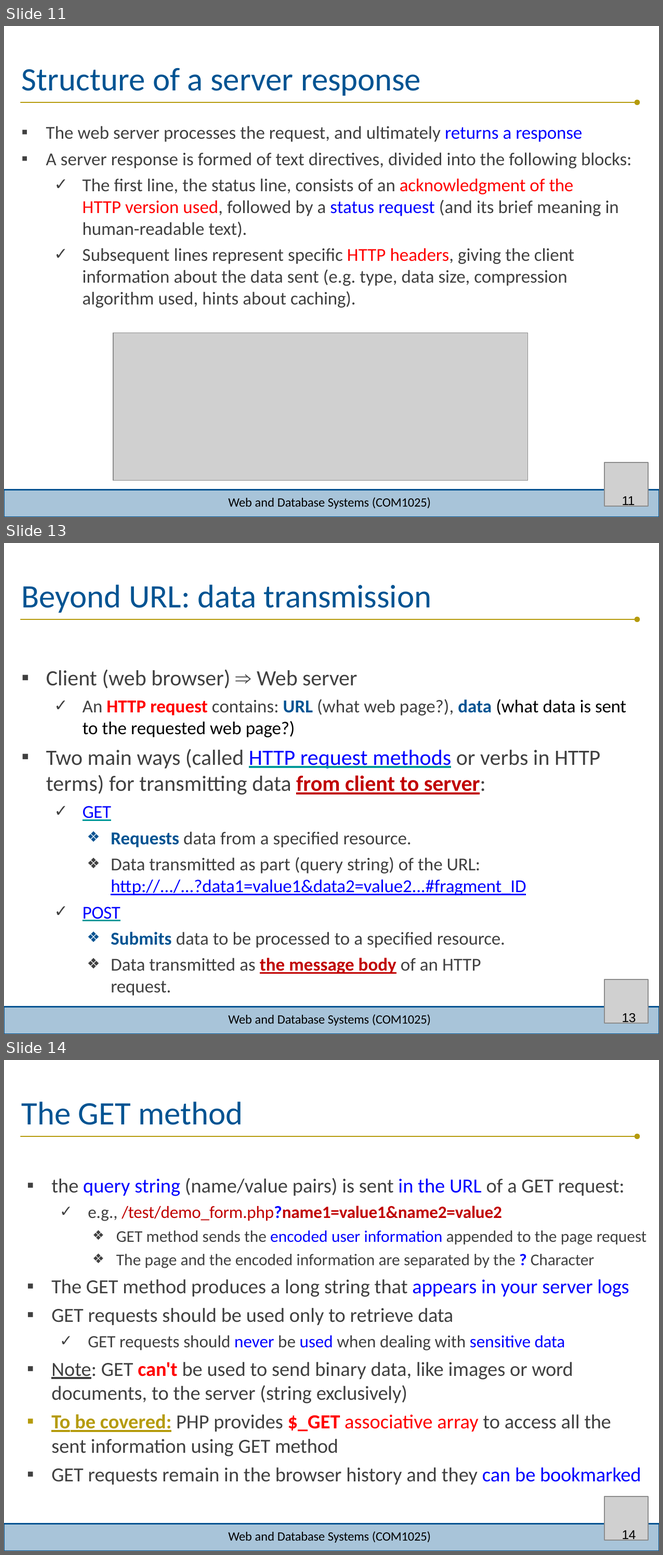
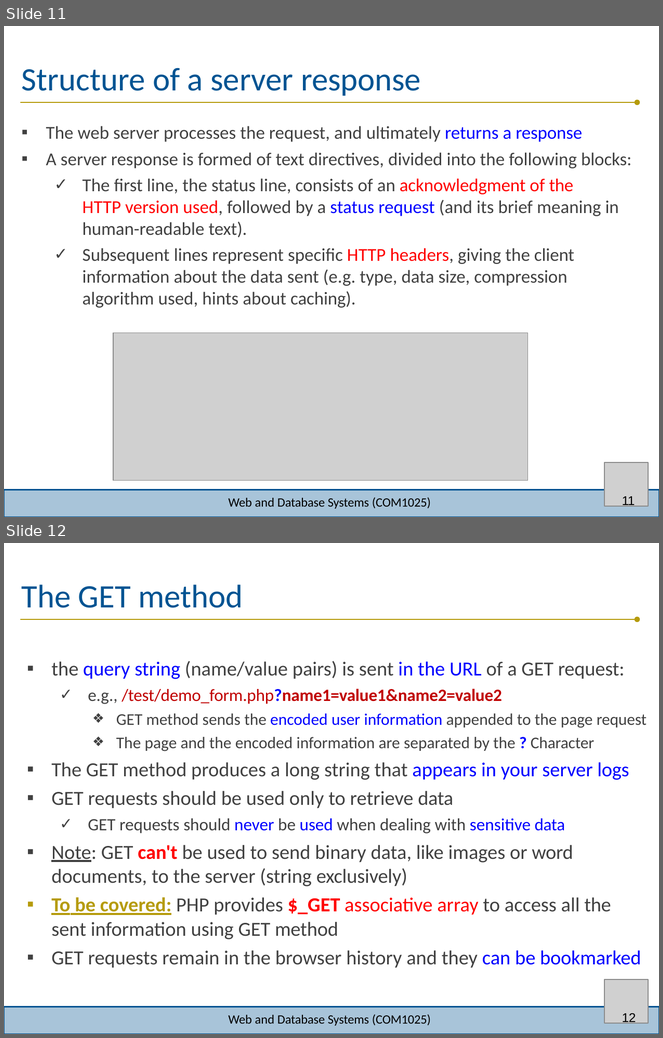
Before and after one commit to joeappleton18/WEB-AND-DATABASE-SYSTEMS, a slide deck: week-8/lecture/lecture.pptx. Shown one above the other, each under a label of ours: slides 11, 13 and 14 before the commit, slides 11 and 12 after it; the slides between them are not shown. The pictures are 663x1555 and 663x1038 pixels, drawn with LibreOffice and Linux fonts; fonts in the diff are those of the drawing; grey boxes stand for pictures; background and template pictures are left out. Boxes give left, top, right and bottom in pixels: in the first picture for what was removed or moved away, otherwise in the second. Text is boxed around its words. In the diff, an @@ line names an element or a change of style, - is before the commit and + after.

```diff
--- a/week-8/lecture/lecture.pptx
+++ b/week-8/lecture/lecture.pptx
@@ slide 13 removed at box(4, 543, 659, 1034), background #FFFFFF; not listed: 3 template elements that a slide beside it also shows @@
@@ title removed at box(22, 585, 431, 613) @@
-Beyond URL: data transmission
@@ text removed at box(46, 669, 626, 974) @@
-▪ Client (web browser) ⇒ Web server
-  ✓ An HTTP request contains: URL (what web page?), data (what data is sent to the requested web page?)
-▪ Two main ways (called HTTP request methods or verbs in HTTP
-terms) for transmitting data from client to server:
-  ✓ GET
-    ❖ Requests data from a specified resource.
-    ❖ Data transmitted as part (query string) of the URL: http://.../...?data1=value1&data2=value2...#fragment_ID
-  ✓ POST
-    ❖ Submits data to be processed to a specified resource.
-    ❖ Data transmitted as the message body of an HTTP request.
@@ picture removed at box(605, 980, 649, 1024) @@
@@ text removed at box(228, 1015, 431, 1026) @@
-Web and Database Systems (COM1025)
@@ page number removed at box(622, 1014, 636, 1024) @@
-13
@@ what was slide 14 is now slide 12 @@
@@ page number at box(622, 1014, 636, 1024): text changed @@
-14
+12
```
Also in this commit, not shown: 19 slides changed, 6 other slides removed.
